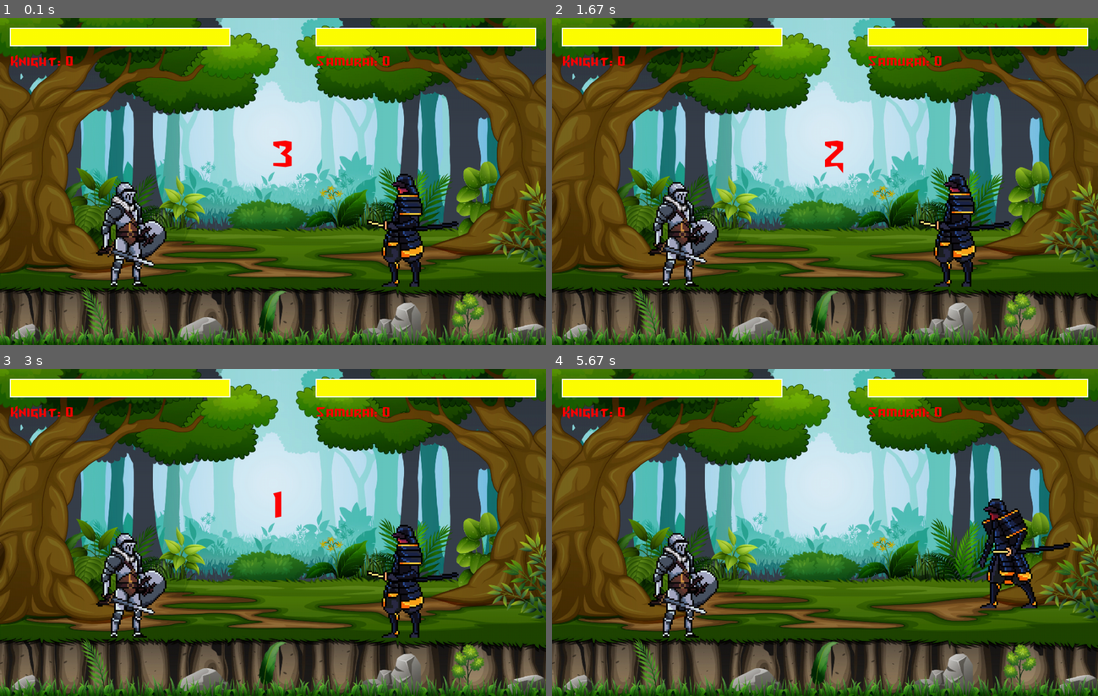
Above: before the commit, frames 1-4 (two rows, left to right).
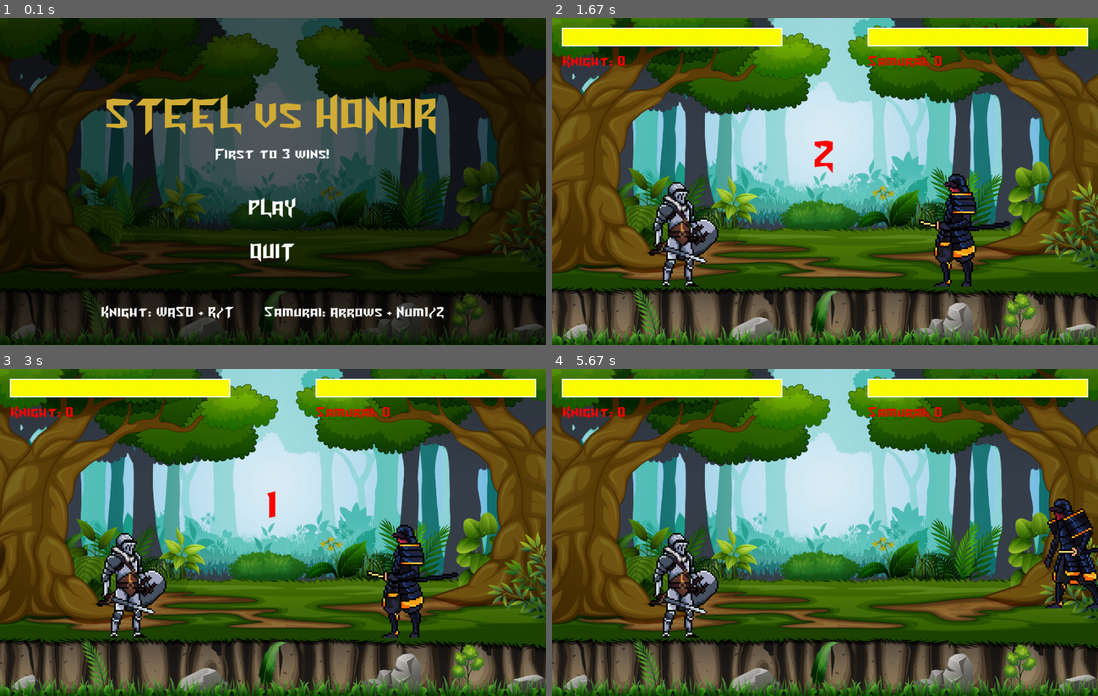
Above: after the commit, the same moments.

Repository: noahwilson-droid/noah-and-makans-game
Game: pygame game, started from main.py
Same seed, same stepped clock (60 frames per second), same inputs: the game is played once before the commit and once after it.
Inputs (mouse positions are in pixels of both pictures, inside the frame that each line leads up to):
- Up to frame 1 (0.1 s): no input
- Up to frame 2 (1.67 s): click (825, 204) at 0.38 s, where only the run after the commit has a clickable "PLAY"; click (693, 184) at 1.22 s
- Up to frame 3 (3 s): no input
- Up to frame 4 (5.67 s): hold Left 3.07-3.53 s; move the mouse to (683, 411) at 3.1 s; hold Up 3.57-3.93 s; hold Right 3.97-4.6 s; hold Left 4.63-5.1 s; hold Right 5.13-5.6 s; hold Up from 5.63 s (still down)

The runs differ from the first frame. In frame 1, 96% of the frame differs, in the area x 0-100%, y 0-100%; in frame 2, 0.4%; in frame 3, 0.3%; in frame 4, 4.1%.

Commit message:
I've made a lot changes for the game. New features I have added are a main menu and victory screen. For both of those I have also dimed the screen so the text is visible. Other things added were a win condition and instructions to controls and text after everytime a player wins.

Diff:
--- a/brawlers.py
+++ b/brawlers.py
@@ -182,7 +182,7 @@
                 attacking_rect = pygame.Rect(self.rect.centerx, self.rect.y, 2.5 * self.rect.width, self.rect.height)
             #attacking_rect = pygame.Rect(self.rect.centerx - (2 * self.rect.width * self.flip), self.rect.y, 2 * self.rect.width, self.rect.height)
             if attacking_rect.colliderect(target.rect):
-                target.health -= 10
+                target.health -= 20
                 target.hit = True
 
             #pygame.draw.rect(surface, (0, 255, 0), attacking_rect)
--- a/main.py
+++ b/main.py
@@ -20,6 +20,13 @@
 RED = (255, 0, 0)
 YELLOW = (255, 255, 0)
 WHITE = (255, 255, 255)
+BLACK  = (0,   0,   0)
+GOLD   = (212, 175, 55)
+
+# Game state constants
+STATE_MENU     = "menu"
+STATE_FIGHTING = "fighting"
+STATE_WINNER   = "winner"
 
 #define game variables
 intro_count = 3
@@ -55,6 +62,9 @@
 kanata_fx = pygame.mixer.Sound("Assets\Sounds\swing-the-katana.mp3")
 kanata_fx.set_volume(0.9)
 
+#Win condition
+WINS_NEEDED = 3
+
 #Background/Setting
 bg_image = pygame.image.load("Assets/background/vecteezy_illustration-of-landscape-with-bushes-trees_6081344.jpg").convert_alpha()
 
@@ -78,10 +88,16 @@
 #font
 count_font = pygame.font.Font("Assets/font/Turok.ttf", 80)
 score_font = pygame.font.Font("Assets/font/Turok.ttf", 30)
+title_font  = pygame.font.Font("Assets/font/Turok.ttf", 90)
+menu_font   = pygame.font.Font("Assets/font/Turok.ttf", 45)
+winner_font = pygame.font.Font("Assets/font/Turok.ttf", 60)
+point_font  = pygame.font.Font("Assets/font/Turok.ttf", 40)
 
 #function for drawing drawing text
-def draw_text(text, font, text_col, x, y):
+def draw_text(text, font, text_col, x, y, center=False):
     img = font.render(text, True, text_col)
+    if center:
+        x = x - img.get_width() // 2
     screen.blit(img, (x, y))
 
 #function for drawing background
@@ -96,69 +112,203 @@
     pygame.draw.rect(screen, RED, (x, y, 400, 30))
     pygame.draw.rect(screen, YELLOW, (x, y, 400 * ratio, 30))
 
+#dims background
+def draw_overlay(alpha=160):
+    overlay = pygame.Surface((CANVAS_WIDTH, CANVAS_HEIGHT))
+    overlay.set_alpha(alpha)
+    overlay.fill(BLACK)
+    screen.blit(overlay, (0, 0))
+
 #create two instances of fighters
-brawler_1 = Brawlers(1, 200, 310, False, KNIGHT_DATA, knight_sheet, KNIGHT_ANIMATION_STEPS, KNIGHT_ANIMATION_COOLDOWNS, sword_fx)
-brawler_2 = Brawlers(2, 700, 310, True, SAMURAI_DATA, samurai_sheet, SAMURAI_ANIMATION_STEPS, SAMURAI_ANIMATION_COOLDOWNS, kanata_fx)
+def reset_round():
+    brawler_1 = Brawlers(1, 200, 310, False, KNIGHT_DATA, knight_sheet, KNIGHT_ANIMATION_STEPS, KNIGHT_ANIMATION_COOLDOWNS, sword_fx)
+    brawler_2 = Brawlers(2, 700, 310, True, SAMURAI_DATA, samurai_sheet, SAMURAI_ANIMATION_STEPS, SAMURAI_ANIMATION_COOLDOWNS, kanata_fx)
+    return brawler_1, brawler_2
+
+#Start Menu for game
+def draw_menu(play_hovered, quit_hovered):
+    draw_bg()
+    draw_overlay()
+
+    # Title
+    draw_text("STEEL vs HONOR", title_font, GOLD, CANVAS_WIDTH // 2, 120, center=True)
+
+    # Subtitle
+    draw_text("First to 3 wins!", score_font, WHITE, CANVAS_WIDTH // 2, 230, center=True)
+
+    # Play button
+    play_col = GOLD if play_hovered else WHITE
+    draw_text("PLAY", menu_font, play_col, CANVAS_WIDTH // 2, 320, center=True)
+
+    # Quit button
+    quit_col = GOLD if quit_hovered else WHITE
+    draw_text("QUIT", menu_font, quit_col, CANVAS_WIDTH // 2, 400, center=True)
+
+    # Controls reminder
+    draw_text("Knight: WASD + R/T       Samurai: Arrows + Num1/2",
+              score_font, WHITE, CANVAS_WIDTH // 2, 520, center=True)
+
+
+def get_menu_rects():
+#Return rects for the PLAY and QUIT buttons so we can detect hover/click
+    play_img = menu_font.render("PLAY", True, WHITE)
+    quit_img = menu_font.render("QUIT", True, WHITE)
+    play_rect = play_img.get_rect(center=(CANVAS_WIDTH // 2, 320 + play_img.get_height() // 2))
+    quit_rect = quit_img.get_rect(center=(CANVAS_WIDTH // 2, 400 + quit_img.get_height() // 2))
+    return play_rect, quit_rect
+
+#Winner screen
+def draw_winner_screen(winner_name, play_hovered, quit_hovered):
+    """Show who won the match and offer Play Again / Quit."""
+    draw_bg()
+    draw_overlay()
+
+    draw_text(winner_name + " WINS!", winner_font, GOLD,  CANVAS_WIDTH // 2, 150, center=True)
+    draw_text("THE MATCH!",           winner_font, WHITE, CANVAS_WIDTH // 2, 230, center=True)
+
+    play_col = GOLD if play_hovered else WHITE
+    quit_col = GOLD if quit_hovered else WHITE
+    draw_text("PLAY AGAIN", menu_font, play_col, CANVAS_WIDTH // 2, 340, center=True)
+    draw_text("QUIT",       menu_font, quit_col, CANVAS_WIDTH // 2, 420, center=True)
+
+
+def get_winner_rects():
+    play_img = menu_font.render("PLAY AGAIN", True, WHITE)
+    quit_img = menu_font.render("QUIT",       True, WHITE)
+    play_rect = play_img.get_rect(center=(CANVAS_WIDTH // 2, 340 + play_img.get_height() // 2))
+    quit_rect = quit_img.get_rect(center=(CANVAS_WIDTH // 2, 420 + quit_img.get_height() // 2))
+    return play_rect, quit_rect
+
+#Game state
+game_state = STATE_MENU
+score = [0, 0]
+intro_count = 3
+last_count_update = pygame.time.get_ticks()
+round_over = False
+round_over_time = 0
+ROUND_OVER_COOLDOWN = 3000
+winner_name = ""
+round_winner_name = ""
+
+brawler_1, brawler_2 = reset_round()
 
 #game loop
 run = True
 while run:
 
     clock.tick(FPS)
-
-    #drawing the background
-    draw_bg()
-
-    #Display of Health Bar and Wins
-    draw_health_bar(brawler_1.health, 20, 20)
-    draw_health_bar(brawler_2.health, 580, 20)
-    draw_text("Knight: " + str(score[0]), score_font, RED, 20, 60)
-    draw_text("Samurai: " + str(score[1]), score_font, RED, 580, 60)
-
-    if intro_count <= 0:
-        #calling the movement method from fighters
-        brawler_1.move(CANVAS_WIDTH, CANVAS_HEIGHT, screen, brawler_2, round_over)
-        brawler_2.move(CANVAS_WIDTH, CANVAS_HEIGHT, screen, brawler_1, round_over)
-    else:
-        #updates the countdown and display of countdown
-        draw_text(str(intro_count), count_font, RED, CANVAS_WIDTH / 2, CANVAS_HEIGHT / 3)
-        if (pygame.time.get_ticks() - last_count_update) >= 1000:
-            intro_count -= 1
-            last_count_update = pygame.time.get_ticks()
-            print(intro_count)
-
-    #update brawlers
-    brawler_1.update()
-    brawler_2.update()
-
-    #draw brawlers
-    brawler_1.draw(screen)
-    brawler_2.draw(screen)
-
-    #check for player defeat
-    if round_over == False:
-        if brawler_1.alive == False:
-            score[1] += 1
-            round_over = True
-            round_over_time = pygame.time.get_ticks()
-        if brawler_2.alive == False:
-            score[0] += 1
-            round_over = True
-            round_over_time = pygame.time.get_ticks()
-    else:
-        screen.blit(victory_resize, (360, 150))
-        if pygame.time.get_ticks() - round_over_time > ROUND_OVER_COOLDOWN:
-            round_over = False
-            intro_count = 3
-            brawler_1 = Brawlers(1, 200, 310, False, KNIGHT_DATA, knight_sheet, KNIGHT_ANIMATION_STEPS, KNIGHT_ANIMATION_COOLDOWNS, sword_fx)
-            brawler_2 = Brawlers(2, 700, 310, True, SAMURAI_DATA, samurai_sheet, SAMURAI_ANIMATION_STEPS, KNIGHT_ANIMATION_COOLDOWNS, kanata_fx)
-
-    #event handler
+    mouse_pos = pygame.mouse.get_pos()
+
+    #Handles Game Events
     for event in pygame.event.get():
         if event.type == pygame.QUIT:
             run = False
 
-    #update display
+        if event.type == pygame.MOUSEBUTTONDOWN and event.button == 1:
+
+            if game_state == STATE_MENU:
+                play_rect, quit_rect = get_menu_rects()
+                if play_rect.collidepoint(mouse_pos):
+                    # Start a fresh match
+                    score = [0, 0]
+                    intro_count = 3
+                    last_count_update = pygame.time.get_ticks()
+                    round_over = False
+                    round_winner_name = ""
+                    brawler_1, brawler_2 = reset_round()
+                    game_state = STATE_FIGHTING
+                elif quit_rect.collidepoint(mouse_pos):
+                    run = False
+
+            elif game_state == STATE_WINNER:
+                play_rect, quit_rect = get_winner_rects()
+                if play_rect.collidepoint(mouse_pos):
+                    # Return to menu
+                    game_state = STATE_MENU
+                elif quit_rect.collidepoint(mouse_pos):
+                    run = False
+
+    #Menu
+    if game_state == STATE_MENU:
+        play_rect, quit_rect = get_menu_rects()
+        draw_menu(
+            play_hovered=play_rect.collidepoint(mouse_pos),
+            quit_hovered=quit_rect.collidepoint(mouse_pos)
+        )
+    elif game_state == STATE_FIGHTING:
+    #drawing the background
+        draw_bg()
+
+        #Display of Health Bar and Wins
+        draw_health_bar(brawler_1.health, 20, 20)
+        draw_health_bar(brawler_2.health, 580, 20)
+        draw_text("Knight: " + str(score[0]), score_font, RED, 20, 60)
+        draw_text("Samurai: " + str(score[1]), score_font, RED, 580, 60)
+
+        if intro_count <= 0:
+            #calling the movement method from fighters
+            brawler_1.move(CANVAS_WIDTH, CANVAS_HEIGHT, screen, brawler_2, round_over)
+            brawler_2.move(CANVAS_WIDTH, CANVAS_HEIGHT, screen, brawler_1, round_over)
+        else:
+            #updates the countdown and display of countdown
+            draw_text(str(intro_count), count_font, RED, CANVAS_WIDTH // 2, CANVAS_HEIGHT // 3, center=True)
+            if (pygame.time.get_ticks() - last_count_update) >= 1000:
+                intro_count -= 1
+                last_count_update = pygame.time.get_ticks()
+
+        #update brawlers
+        brawler_1.update()
+        brawler_2.update()
+
+        #draw brawlers
+        brawler_1.draw(screen)
+        brawler_2.draw(screen)
+
+        # Round over check
+        if not round_over:
+            if not brawler_1.alive:
+                score[1] += 1
+                round_over = True
+                round_over_time = pygame.time.get_ticks()
+                round_winner_name = "Samurai"
+            elif not brawler_2.alive:
+                score[0] += 1
+                round_over = True
+                round_over_time = pygame.time.get_ticks()
+                round_winner_name = "Knight"
+        else:
+            screen.blit(victory_resize, (360, 150))
+            #show point notification below the victory image
+            draw_text(
+                round_winner_name + " scores a point!",
+                point_font, GOLD,
+                CANVAS_WIDTH // 2, 310, center=True
+            )
+
+            # Check if someone has reached WINS_NEEDED
+            if score[0] >= WINS_NEEDED:
+                winner_name = "KNIGHT"
+                game_state  = STATE_WINNER
+            elif score[1] >= WINS_NEEDED:
+                winner_name = "SAMURAI"
+                game_state  = STATE_WINNER
+            elif pygame.time.get_ticks() - round_over_time > ROUND_OVER_COOLDOWN:
+                # No winner yet, start next round
+                round_over = False
+                intro_count = 3
+                last_count_update = pygame.time.get_ticks()
+                round_winner_name = ""
+                brawler_1, brawler_2 = reset_round()
+
+    #Victory Screen
+    elif game_state == STATE_WINNER:
+        play_rect, quit_rect = get_winner_rects()
+        draw_winner_screen(
+            winner_name,
+            play_hovered=play_rect.collidepoint(mouse_pos),
+            quit_hovered=quit_rect.collidepoint(mouse_pos)
+        )
+
     pygame.display.update()
 
 pygame.quit()
